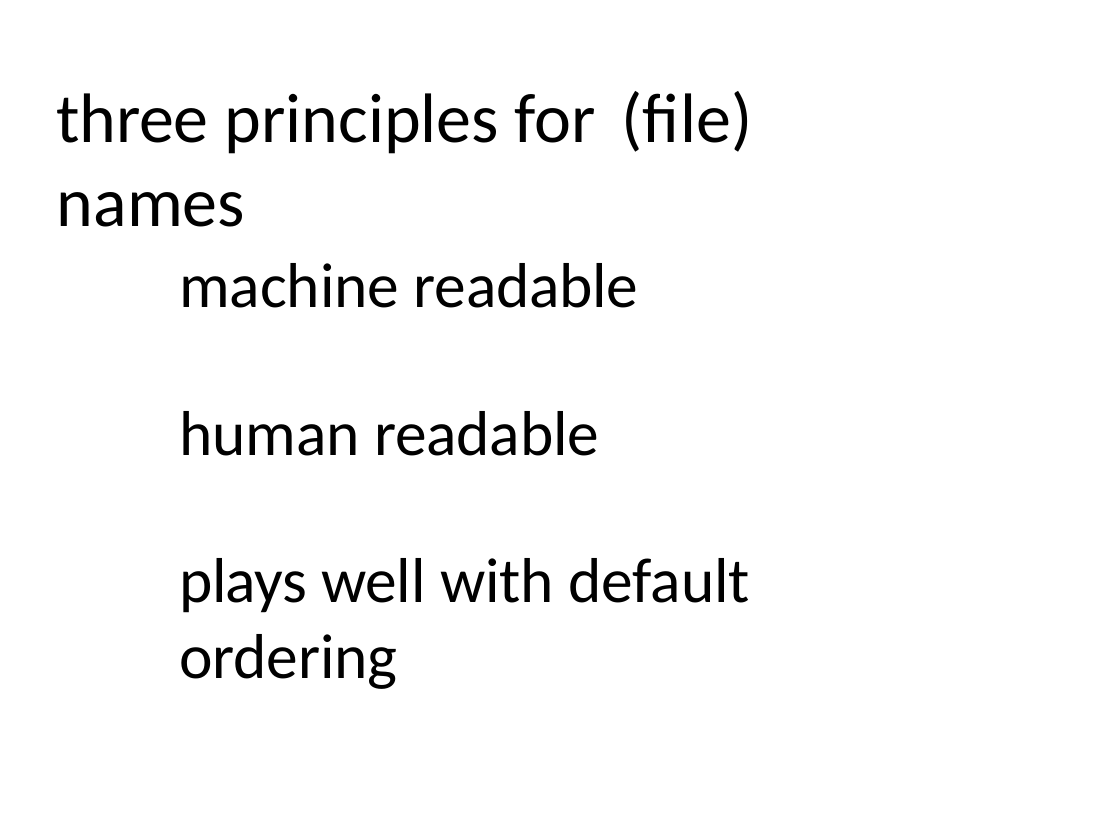
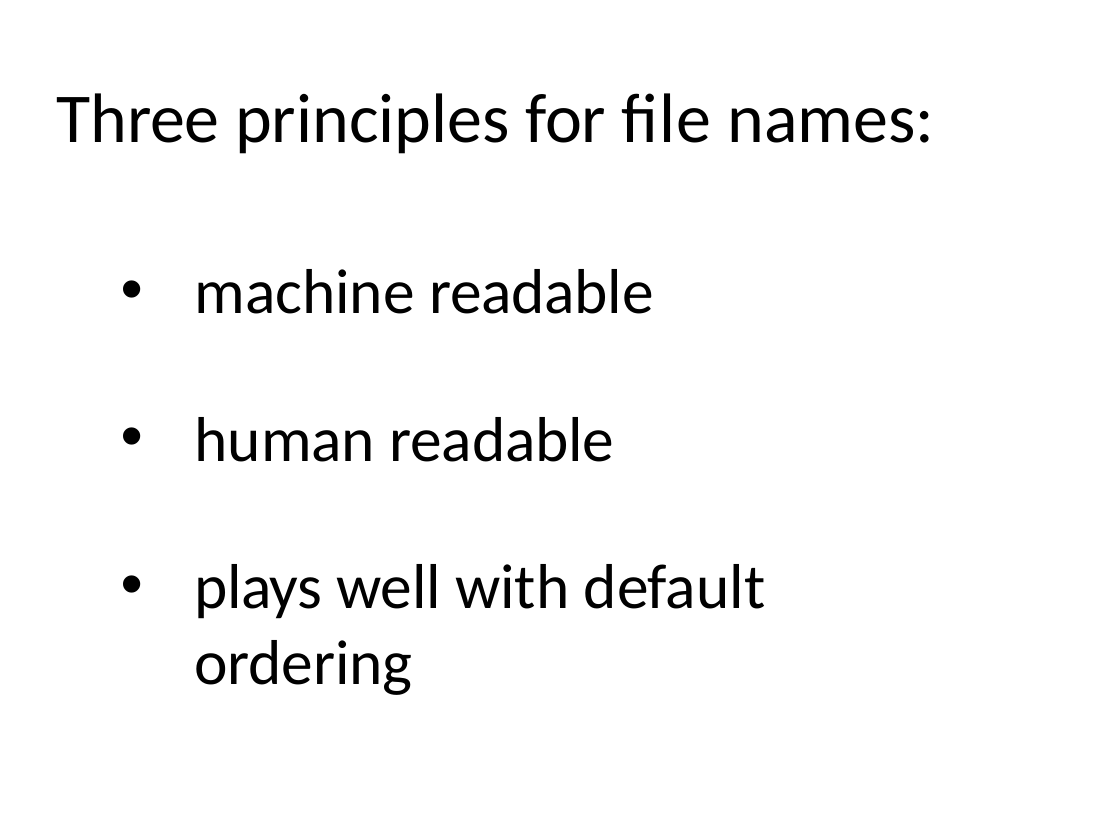
Before and after one commit to cmgienger/rmd_best_practices, a slide deck: slide 4 of 0-best-practices.pptx. Drawn at 1120x840 pixels with LibreOffice and Linux fonts; fonts in the diff are those of the drawing. Boxes give left, top, right and bottom in pixels: in the first picture for what was removed or moved away, otherwise in the second. Text is boxed around its words. In the diff, an @@ line names an element or a change of style, - is before the commit and + after.

```diff
--- a/0-best-practices.pptx
+++ b/0-best-practices.pptx
@@ title at <box>57,93,935,154</box>: text changed @@
-three principles for (file) names
+Three principles for file names:
@@ text "machine readable": place and size @@
-text "machine readable" at <box>179,263,750,689</box>
+text "machine readable" at <box>195,269,765,695</box>
@@ text "machine readable" at <box>195,269,765,695</box>: bullet none to • @@
```
Also in this commit, not shown: 13 other slides changed.
